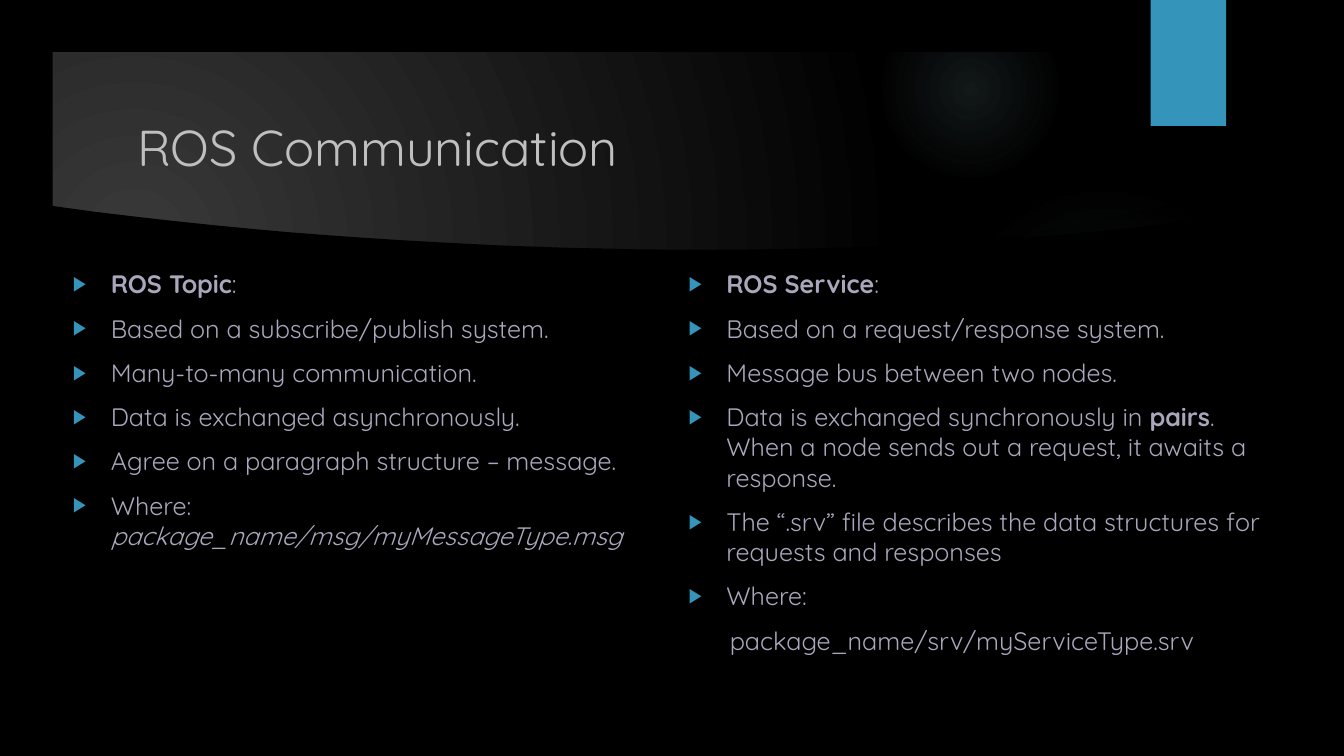
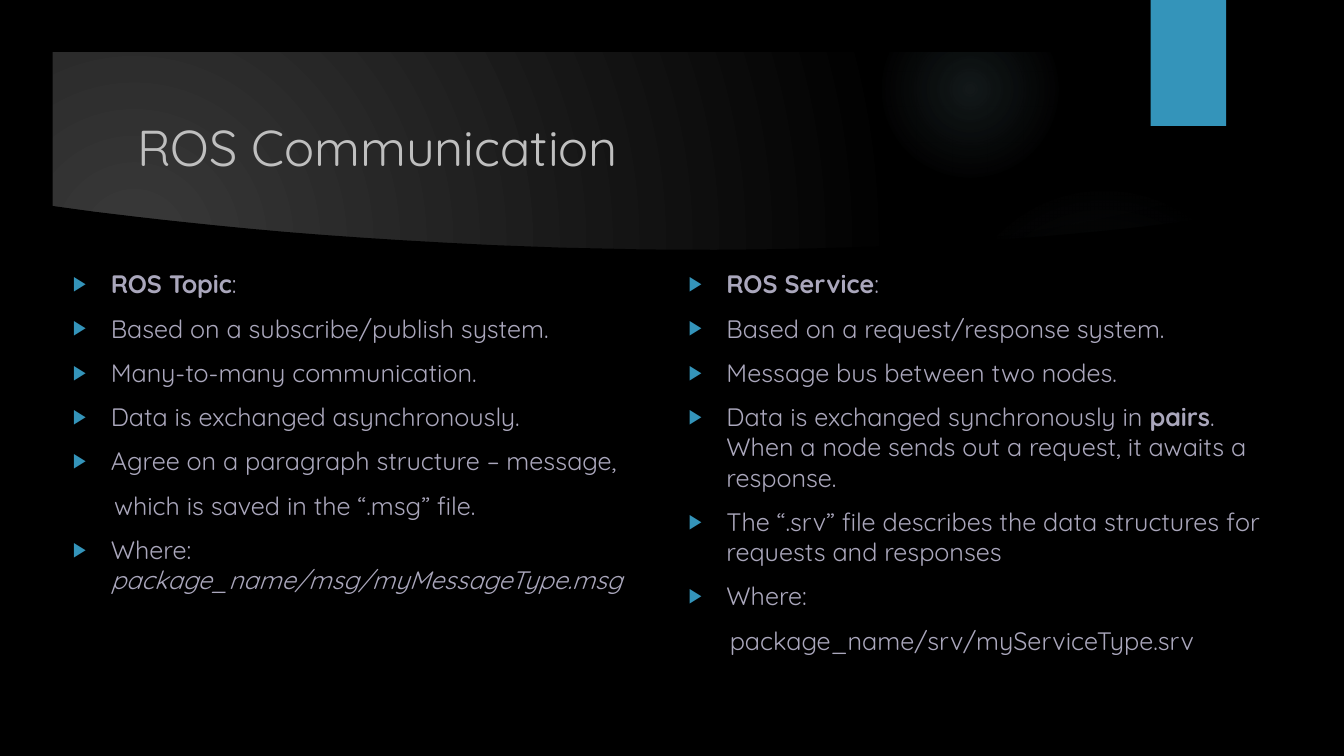
Before and after one commit to melodysu83/AutoCircle_generater, a slide deck: slide 4 of Raven Teleoperation - Automove.pptx. Drawn at 1344x756 pixels with LibreOffice and Linux fonts; fonts in the diff are those of the drawing; background and template pictures are left out. Boxes give left, top, right and bottom in pixels: in the first picture for what was removed or moved away, otherwise in the second. Text is boxed around its words. In the diff, an @@ line names an element or a change of style, - is before the commit and + after.

```diff
--- a/Raven Teleoperation - Automove.pptx
+++ b/Raven Teleoperation - Automove.pptx
@@ text at bbox=[111, 451, 616, 520]: text changed @@
-▶ Agree on a paragraph structure – message.
+▶ Agree on a paragraph structure – message,
+which is saved in the “.msg” file.
```
Also in this commit, not shown: 6 other slides changed.
